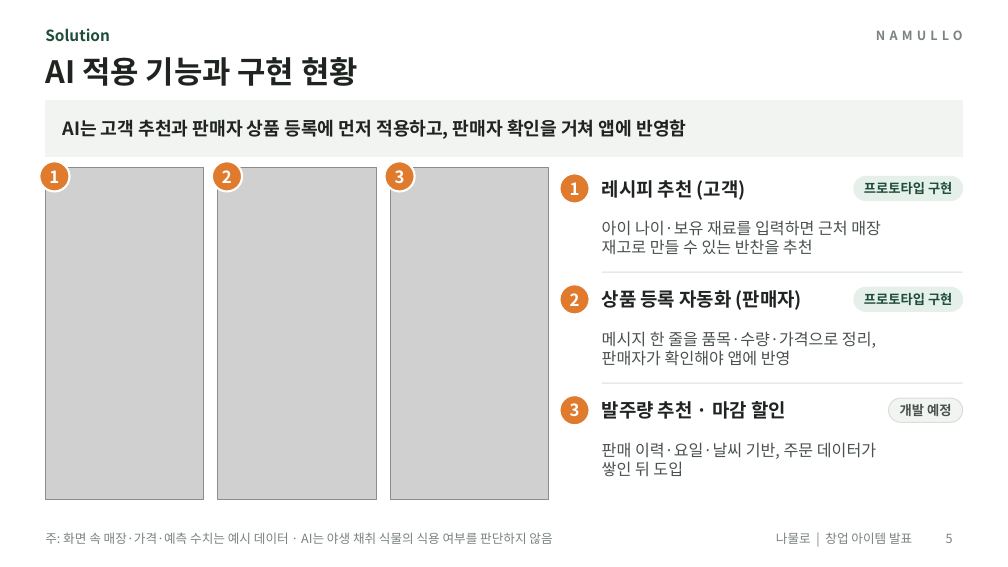
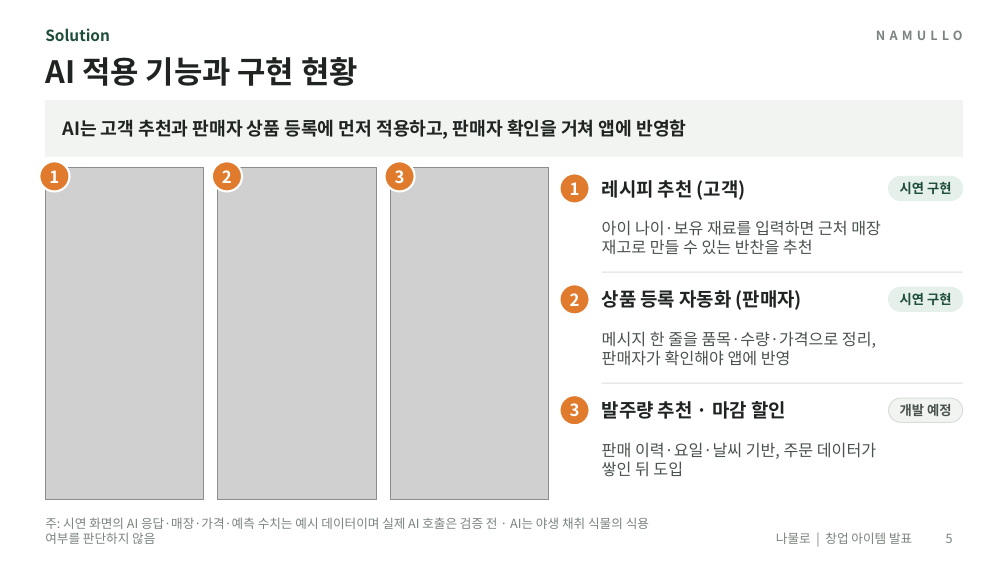
Before and after one commit to yonghoon7153-source/Yonghoon-DEM-DFT, a slide deck: slide 5 of namul-platform/02_발표자료_나물로.pptx. Drawn at 1008x567 pixels with LibreOffice and Linux fonts; fonts in the diff are those of the drawing; grey boxes stand for pictures. Boxes give left, top, right and bottom in pixels: in the first picture for what was removed or moved away, otherwise in the second. Text is boxed around its words. In the diff, an @@ line names an element or a change of style, - is before the commit and + after.

```diff
--- a/namul-platform/02_발표자료_나물로.pptx
+++ b/namul-platform/02_발표자료_나물로.pptx
@@ rounded rectangle: place and size @@
-rounded rectangle at [854, 176, 963, 201]
+rounded rectangle at [888, 176, 962, 201]
@@ text at [900, 182, 951, 194]: text changed @@
-프로토타입 구현
+시연 구현
@@ rounded rectangle: place and size @@
-rounded rectangle at [854, 287, 963, 311]
+rounded rectangle at [888, 287, 962, 311]
@@ text at [900, 293, 951, 305]: text changed @@
-프로토타입 구현
+시연 구현
@@ text at [45, 517, 649, 544]: text changed @@
-주: 화면 속 매장·가격·예측 수치는 예시 데이터 · AI는 야생 채취 식물의 식용 여부를 판단하지 않음
+주: 시연 화면의 AI 응답·매장·가격·예측 수치는 예시 데이터이며 실제 AI 호출은 검증 전 · AI는 야생 채취 식물의 식용 여부를 판단하지 않음
```
Also in this commit, not shown: 10 other slides changed, 19 other files.
